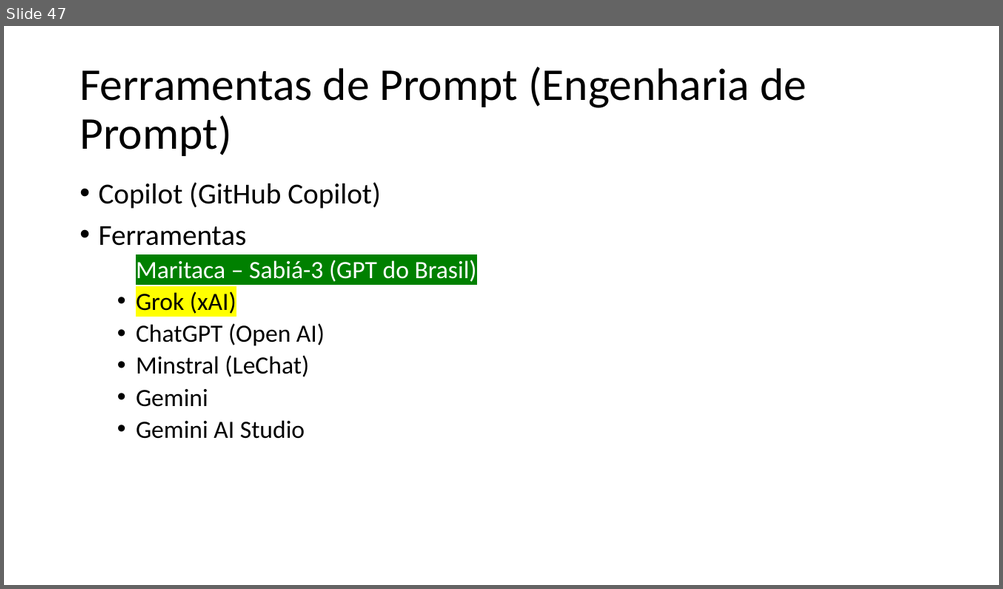
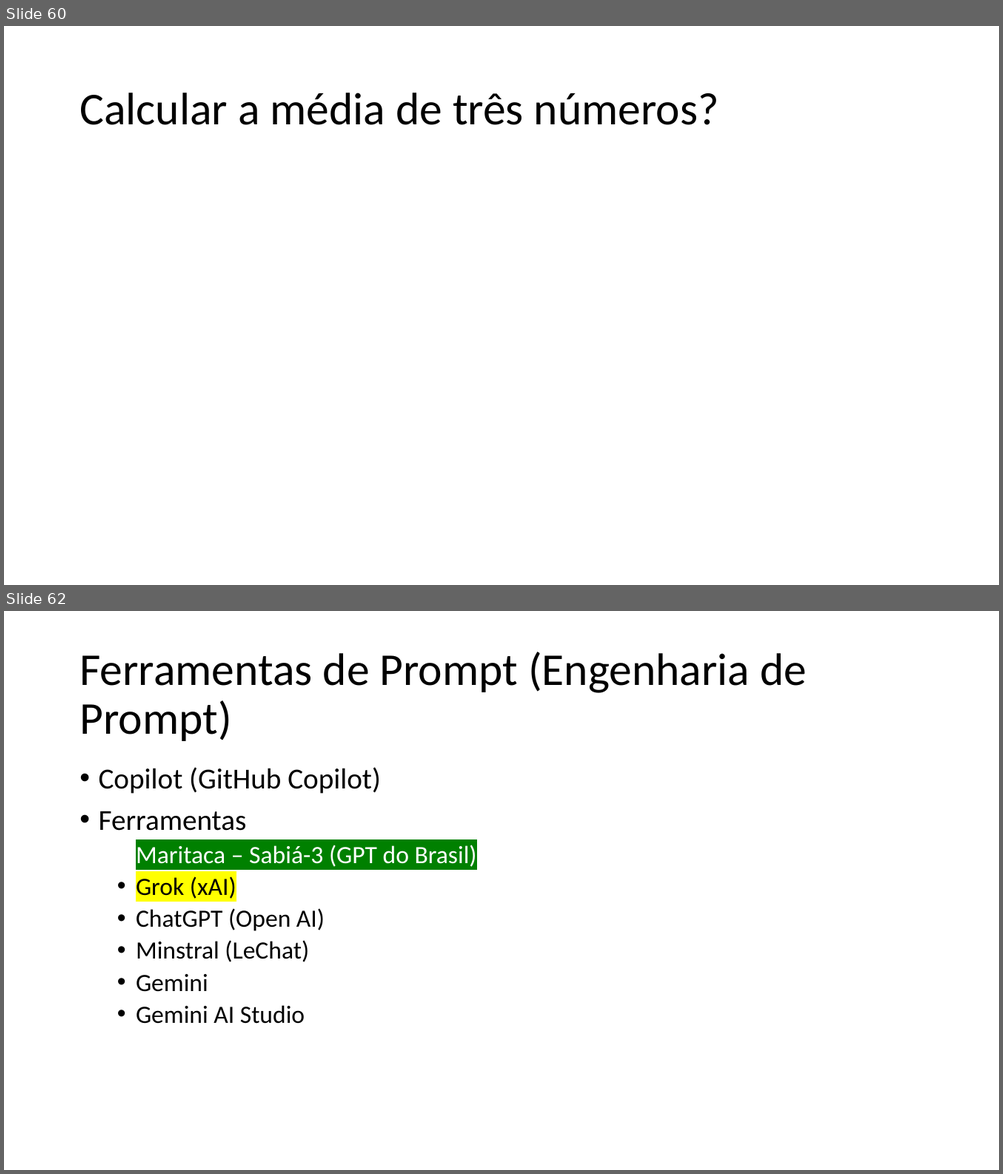
Before and after one commit to romulodf-cesar/etl_senso2015, a slide deck: Git e GitHub.pptx. Shown one above the other, each under a label of ours: slide 47 before the commit, slides 60 and 62 after it; the slides between them are not shown. The pictures are 1003x589 and 1003x1174 pixels, drawn with LibreOffice and Linux fonts; fonts in the diff are those of the drawing. Boxes give left, top, right and bottom in pixels: in the first picture for what was removed or moved away, otherwise in the second. Text is boxed around its words. In the diff, an @@ line names an element or a change of style, - is before the commit and + after.

```diff
--- a/Git e GitHub.pptx
+++ b/Git e GitHub.pptx
@@ slide 60 added at [4, 26, 999, 585], background #FFFFFF @@
@@ title added at [79, 93, 719, 125], 44 pt, text #000000 @@
+Calcular a média de três números?
@@ what was slide 47 is now slide 62 @@
```
Also in this commit, not shown: 14 other slides added, 4 other files.
